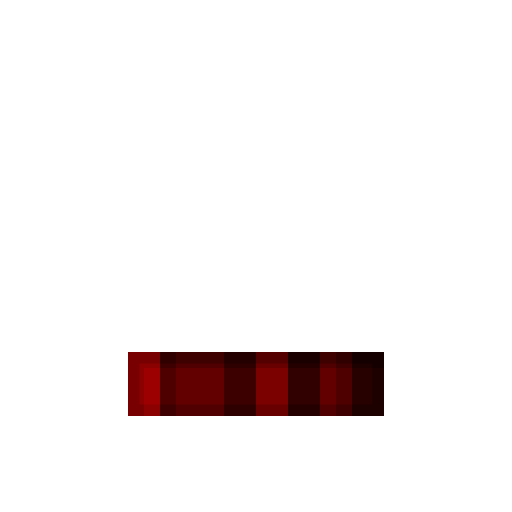
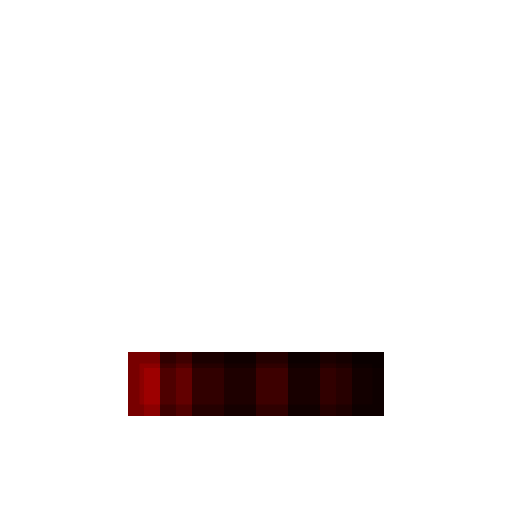
The second 512 x 512 image is a revision of the first. Changes to its layers:
unmasked "Rectangle" (1st of 3) over bbox(192, 352, 336, 416)
unmasked "Rectangle" (2nd of 3) over bbox(224, 352, 288, 416)
unmasked "Composite Path" over bbox(192, 352, 384, 416)
"Rectangle 1": opacity 50% → 75%, unmasked it over bbox(192, 352, 384, 416)
unmasked "Rectangle" (3rd of 3) over bbox(192, 352, 384, 416)
